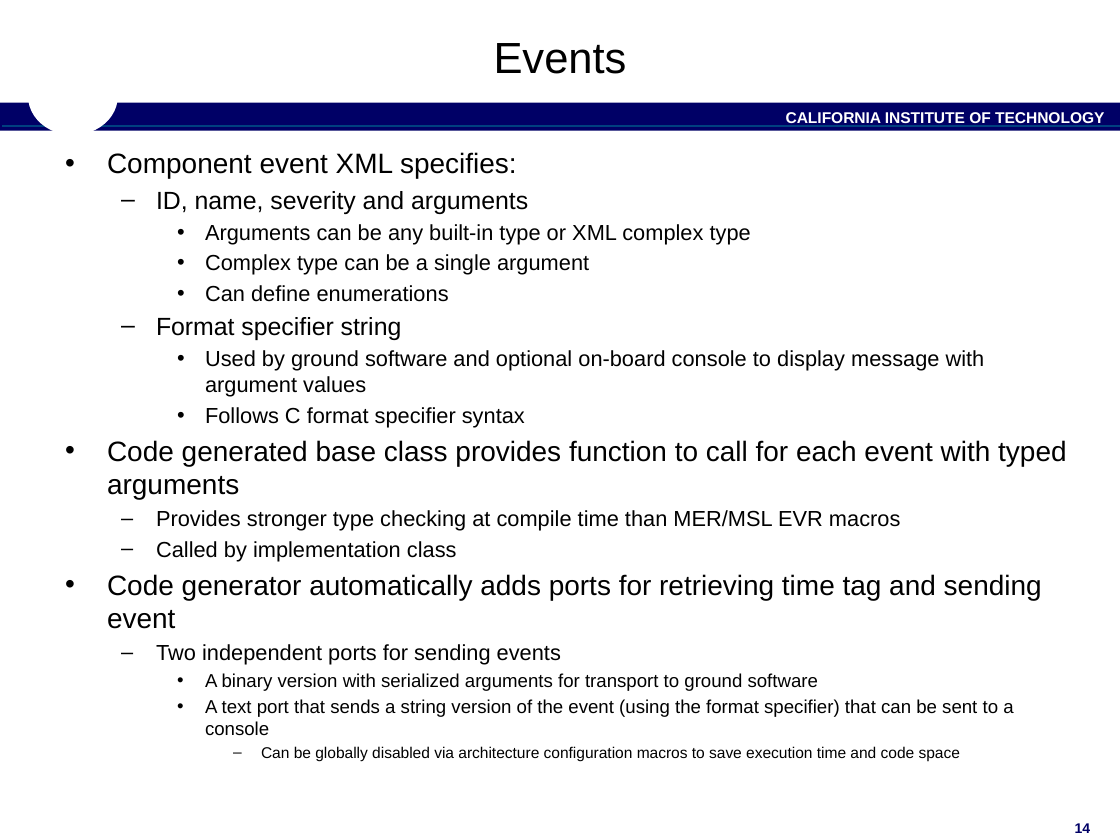
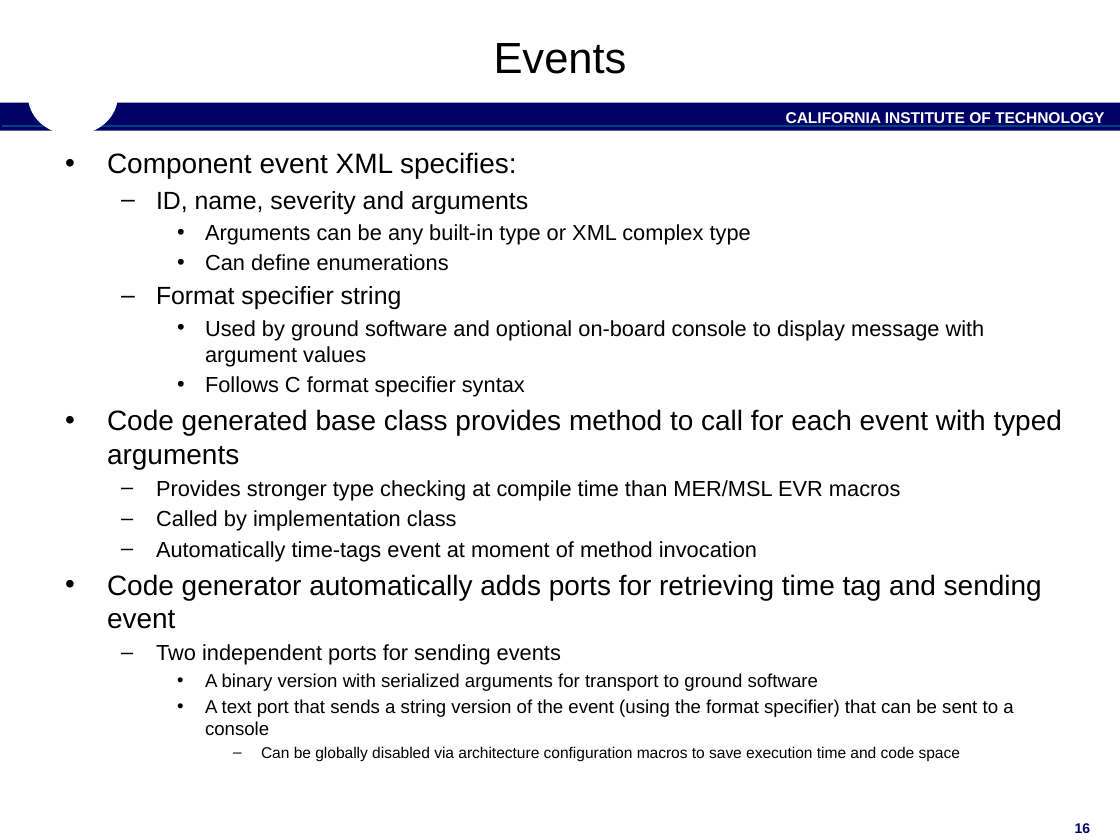
Before and after one commit to nasa/fprime, a slide deck: slide 16 of docs/Architecture/FPrimeSoftwareArchitecture.pptx (slide 14 before the commit). Drawn at 1120x840 pixels with LibreOffice and Linux fonts; fonts in the diff are those of the drawing; background and template pictures are left out. Boxes give left, top, right and bottom in pixels: in the first picture for what was removed or moved away, otherwise in the second. Text is boxed around its words. In the diff, an @@ line names an element or a change of style, - is before the commit and + after.

```diff
--- a/docs/Architecture/FPrimeSoftwareArchitecture.pptx
+++ b/docs/Architecture/FPrimeSoftwareArchitecture.pptx
@@ text at (x1=205, y1=254, x2=589, y2=275): paragraph removed @@
-    • Complex type can be a single argument
@@ text at (x1=107, y1=409, x2=1062, y2=469): text changed @@
-• Code generated base class provides function to call for each event with typed arguments
+• Code generated base class provides method to call for each event with typed arguments
@@ text at (x1=156, y1=541, x2=757, y2=561): paragraph added @@
+  – Automatically time-tags event at moment of method invocation
@@ page number at (x1=1075, y1=823, x2=1091, y2=833): text changed @@
-14
+16
```
Also in this commit, not shown: 20 other slides changed, 7 slides added.
